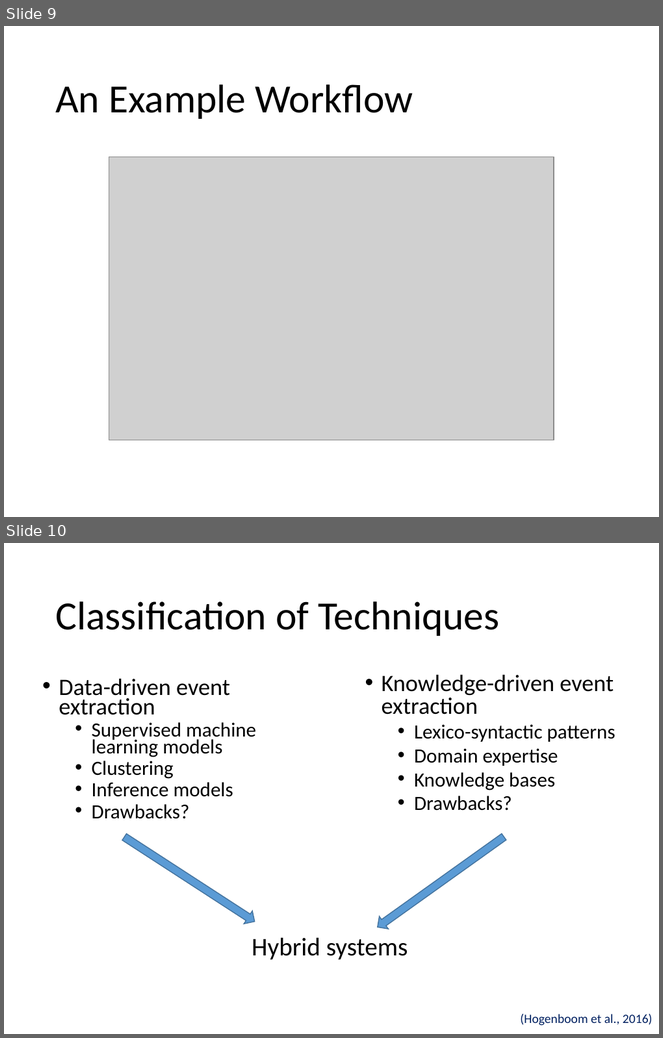
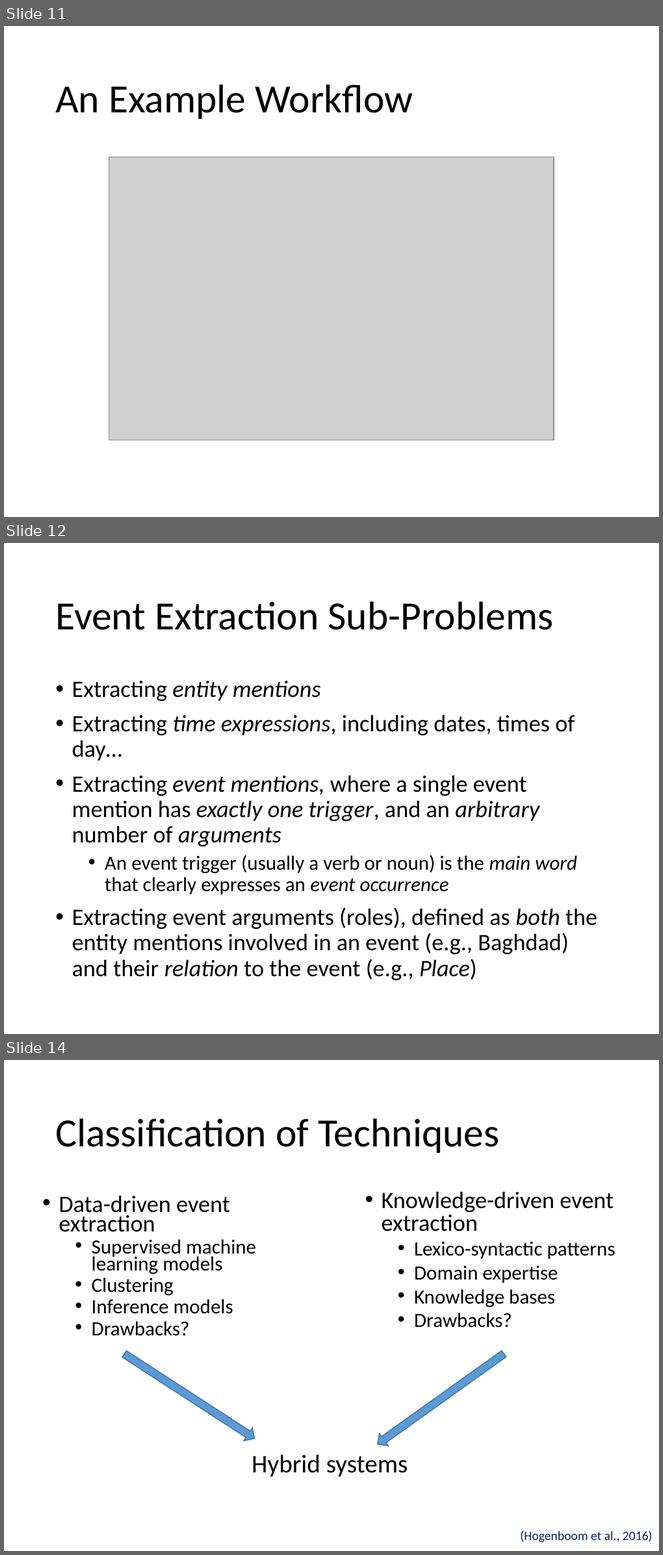
Before and after one commit to evhart/smasac-tutorial, a slide deck: slides/pptx/5-event-extraction.pptx. Shown one above the other, each under a label of ours: slides 9 and 10 before the commit, slides 11, 12 and 14 after it; the slides between them are not shown. The pictures are 663x1038 and 663x1555 pixels, drawn with LibreOffice and Linux fonts; fonts in the diff are those of the drawing; grey boxes stand for pictures. Boxes give left, top, right and bottom in pixels: in the first picture for what was removed or moved away, otherwise in the second. Text is boxed around its words. In the diff, an @@ line names an element or a change of style, - is before the commit and + after.

```diff
--- a/slides/pptx/5-event-extraction.pptx
+++ b/slides/pptx/5-event-extraction.pptx
@@ slide 12 added at [4,543,659,1034], background #FFFFFF @@
@@ title added at [55,601,554,630], 44 pt, text #000000 @@
+Event Extraction Sub-Problems
@@ text added at [72,681,597,981], 25.9 pt, text #000000 @@
+• Extracting entity mentions
+• Extracting time expressions, including dates, times of day…
+• Extracting event mentions, where a single event mention has exactly one trigger, and an arbitrary number of arguments
+  • An event trigger (usually a verb or noun) is the main word that clearly expresses an event occurrence
+• Extracting event arguments (roles), defined as both the entity mentions involved in an event (e.g., Baghdad) and their relation to the event (e.g., Place)
@@ what was slide 9 is now slide 11 @@
@@ what was slide 10 is now slide 14 @@
```
Also in this commit, not shown: 4 slides changed, 3 other slides added, 9 other files.
